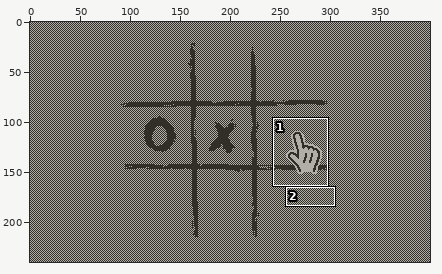
Edited in one commit: pixel-art file (lua/examples/02-net-tac-toe/design/concept.aseprite). The picture above shows the old version from afar; the outline marks the close-up.
Close-up. Earlier state:
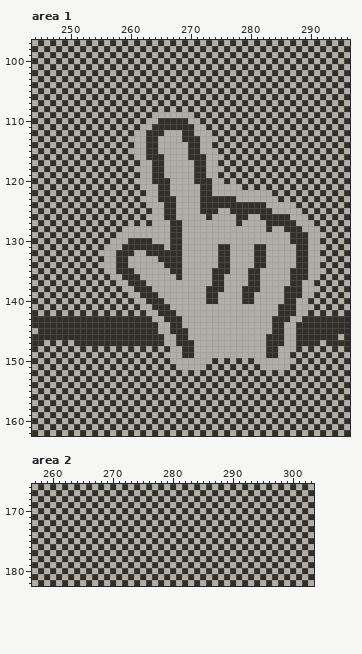
400x240 pixels, 1 frame. Shown: area 1: x 244..296, y 97..162; area 2: x 257..303, y 166..182.
After the commit:
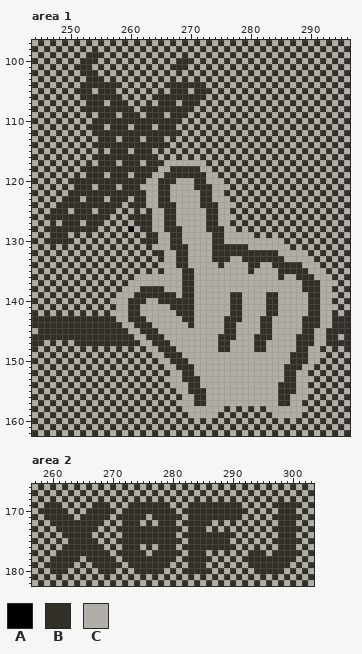
Palette (. is transparent): A #000000  B #322f28  C #b1aea7
Change:
Area 1, layers "hand", "grid":
y 99: x 254 C -> B
y 100: x 253 C -> B; x 269 C -> B
y 101: x 252 C -> B; x 268 C -> B
y 102: x 253 C -> B
y 103: x 254 C -> B
y 104: x 253 C -> B; x 255 C -> B; x 257 C -> B; x 267 C -> B; x 269 C -> B; x 271 C -> B
y 105: x 252 C -> B; x 256 C -> B; x 268 C -> B; x 272 C -> B
y 106: x 253 C -> B; x 255 C -> B; x 257 C -> B; x 265 C -> B; x 267 C -> B; x 269 C -> B; x 271 C -> B
y 107: x 254 C -> B; x 258 C -> B; x 266 C -> B; x 270 C -> B
y 108: x 253 C -> B; x 255 C -> B; x 257 C -> B; x 259 C -> B; x 263 C -> B; x 265 C -> B; x 267 C -> B; x 269 C -> B
y 109: x 256 C -> B; x 260 C -> B; x 264..265 CC -> BB; x 267..269 CCC -> BBB
y 110: x 255 C -> B; x 257 C -> B; x 259 C -> B; x 261 C -> B; x 263..264 CC -> BB; x 269..270 BC -> CB
y 111: x 254 C -> B; x 258 C -> B; x 262..264 CCB -> BBC; x 268 B -> C; x 270..271 BC -> CB
y 112: x 255 C -> B; x 257 C -> B; x 259 C -> B; x 261..262 CC -> BB; x 266..269 CCCB -> BBBC; x 272 C -> B
y 113: x 256 C -> B; x 260..261 CC -> BB; x 265 C -> B; x 267 C -> B; x 270 B -> C; x 273 C -> B
y 114: x 255 C -> B; x 257 C -> B; x 259 C -> B; x 261..262 CC -> BB; x 265..266 CC -> BB; x 268 C -> B; x 271..272 BC -> CB
y 115: x 258 C -> B; x 261..262 CC -> BB; x 264..265 BC -> CB; x 267 C -> B; x 269..270 CB -> BC; x 273 C -> B
y 116: x 255 C -> B; x 257 C -> B; x 259 C -> B; x 261..262 CC -> BB; x 265..266 BC -> CB; x 268 C -> B; x 271 B -> C; x 274 C -> B
y 117: x 256 C -> B; x 260 C -> B; x 263 C -> B; x 271..273 BBC -> CCB
y 118: x 253 C -> B; x 255 C -> B; x 257 C -> B; x 259 C -> B; x 261..263 CCC -> BBB; x 265 B -> C; x 267..270 CCCC -> BBBB; x 272 B -> C; x 274 C -> B
y 119: x 254 C -> B; x 258 C -> B; x 262..270 CCBBCCCCC -> BBCCBBBBB
y 120: x 251 C -> B; x 253 C -> B; x 255 C -> B; x 257 C -> B; x 259 C -> B; x 261..262 CC -> BB; x 264 B -> C; x 267 C -> B; x 273 B -> C
y 121: x 252 C -> B; x 256 C -> B; x 260 C -> B; x 271 C -> B; x 277 C -> B
y 122: x 251 C -> B; x 253 C -> B; x 255 C -> B; x 257 C -> B; x 259 C -> B; x 261 C -> B; x 276 C -> B; x 278 C -> B; x 280 C -> B; x 282 C -> B
y 123: x 250 C -> B; x 254 C -> B; x 258 C -> B; x 262 C -> B; x 267 B -> C; x 274..276 BBB -> CCC; x 279 C -> B; x 281 C -> B; x 283 C -> B
y 124: x 249 C -> B; x 251 C -> B; x 253 C -> B; x 255 C -> B; x 257 C -> B; x 261 C -> B; x 265 C -> B; x 275..277 BBB -> CCC; x 279 B -> C; x 281 B -> C; x 284 C -> B; x 286 C -> B
y 125: x 248 C -> B; x 252 C -> B; x 256 C -> B; x 272 B -> C; x 278 B -> C; x 280 B -> C; x 282 B -> C; x 285 C -> B; x 287 C -> B
y 126: x 247 C -> B; x 249 C -> B; x 251 C -> B; x 253 C -> B; x 255 C -> B; x 261 C -> B; x 263 C -> B; x 274 C -> B; x 279..280 BC -> CB; x 283 B -> C; x 285 B -> C; x 288 C -> B
y 127: x 250 C -> B; x 254 C -> B; x 262 C -> B; x 266 C -> B; x 268 B -> C; x 273..274 CC -> BB; x 277..279 CBC -> BCB; x 281 C -> B; x 284 B -> C; x 286 B -> C; x 289 C -> B
y 128: x 247 C -> B; x 249 C -> B; x 251 C -> B; x 253 C -> B; x 260 C -> A; x 262..263 CC -> BB; x 266 C -> B; x 273..275 CCC -> BBB; x 278 C -> B; x 280 C -> B; x 282..284 CBC -> BCB; x 287 B -> C; x 290 C -> B
y 129: x 248 C -> B; x 259 C -> B; x 261 C -> B; x 263..264 CC -> BB; x 274..275 CC -> BB; x 281 C -> B; x 283 C -> B; x 285 C -> B; x 288 B -> C; x 291 C -> B
y 130: x 247 C -> B; x 249 C -> B; x 258 C -> B; x 261 B -> C; x 264 C -> B; x 274..275 CC -> BB; x 286..287 CB -> BC; x 289..290 BC -> CB
y 131: x 257 C -> B; x 260 B -> C; x 262 B -> C; x 264..265 BB -> CC; x 269 C -> B; x 274 C -> B; x 277..279 CCC -> BBB; x 281..282 BB -> CC; x 287..288 CB -> BC; x 291 C -> B
y 132: x 256 C -> B; x 259 B -> C; x 262..263 CB -> BC; x 266..267 BB -> CC; x 269 C -> B; x 274 C -> B; x 277..280 CCCC -> BBBB; x 283..284 CC -> BB; x 288..290 BBC -> CCB
y 133: x 257..258 CB -> BC; x 261 C -> B; x 263 C -> B; x 266..267 BB -> CC; x 269 C -> B; x 274 C -> B; x 279..280 CC -> BB; x 283..285 CCC -> BBB; x 288..289 BB -> CC; x 291 C -> B
y 134: x 256 C -> B; x 259..260 BC -> CB; x 262 C -> B; x 264 C -> B; x 266..267 BB -> CC; x 269 C -> B; x 276 B -> C; x 280 C -> B; x 282 B -> C; x 284..287 CCCC -> BBBB; x 289 B -> C
y 135: x 257..258 CB -> BC; x 260..261 BC -> CB; x 263 C -> B; x 265 C -> B; x 267..270 BBCC -> CCBB; x 274..276 BBB -> CCC; x 281 B -> C; x 285..286 CC -> BB
y 136: x 258..259 CB -> BC; x 261 B -> C; x 268..270 BCC -> CBB; x 274..275 BB -> CC; x 280..281 BB -> CC; x 285 C -> B; x 287 B -> C; x 290 C -> B; x 292 B -> C
y 137: x 259..262 CBBB -> BCCC; x 269..270 CC -> BB; x 274..275 BB -> CC; x 280..281 BB -> CC; x 287..290 BBCC -> CCBB; x 293 B -> C
y 138: x 261 B -> C; x 264..265 CC -> BB; x 269..270 CC -> BB; x 273..275 BBB -> CCC; x 279..281 BBB -> CCC; x 286..292 BBBCCCB -> CCCBBBC
y 139: x 259 B -> C; x 261 C -> B; x 265..267 CCC -> BBB; x 269..270 CC -> BB; x 273..274 BB -> CC; x 277..280 CCBB -> BBCC; x 283..284 CC -> BB; x 286..288 BBB -> CCC; x 290 C -> B; x 293 B -> C
y 140: x 258 B -> C; x 261..264 CCBB -> BBCC; x 266..270 CCCCC -> BBBBB; x 273..274 BB -> CC; x 277..280 CCBB -> BBCC; x 283..284 CC -> BB; x 286..287 BB -> CC; x 291..292 CB -> BC
y 141: x 259..260 BC -> CB; x 264..270 BBBCCCC -> CCCBBBB; x 277..278 CC -> BB; x 283..287 CCBBB -> BBCCC; x 290 C -> B; x 293 B -> C
y 142: x 258 B -> C; x 261..262 CB -> BC; x 265..270 BBBCCC -> CCCBBB; x 277..278 CC -> BB; x 283..287 CCBBB -> BBCCC; x 291..292 CB -> BC
y 143: x 258..259 BB -> CC; x 263 B -> C; x 266..270 BBBCC -> CCCBB; x 276..278 CCC -> BBB; x 282..286 CCBBB -> BBCCC; x 292..293 BB -> CC
y 144: x 259..260 BB -> CC; x 264 B -> C; x 267..268 BB -> CC; x 270 C -> B; x 276..277 CC -> BB; x 282..285 CCBB -> BBCC; x 288 B -> C; x 292..293 BB -> CC
y 145: x 260..261 BB -> CC; x 267..269 BBB -> CCC; x 276..277 CC -> BB; x 282..285 CCBB -> BBCC; x 288 B -> C; x 291..292 BB -> CC
y 146: x 261..262 BB -> CC; x 268..269 BB -> CC; x 275..277 CCC -> BBB; x 281..282 CC -> BB; x 284..285 BB -> CC; x 291..292 BB -> CC
y 147: x 262..263 BB -> CC; x 266 C -> B; x 268..270 BBB -> CCC; x 275..276 CC -> BB; x 281..285 CCBBB -> BBCCC; x 291 B -> C
y 148: x 264..265 BC -> CB; x 267 C -> B; x 269..270 BB -> CC; x 275..276 CC -> BB; x 281..284 CCBB -> BBCC; x 289..290 CB -> BC
y 149: x 265..270 BCCCBB -> CBBBCC; x 283..284 BB -> CC; x 288 C -> B; x 291 B -> C
y 150: x 266..269 BCCC -> CBBB; x 274 B -> C; x 276 B -> C; x 278 B -> C; x 280 B -> C; x 287 C -> B; x 289..290 CB -> BC
y 151: x 267..270 BCCC -> CBBB; x 273 B -> C; x 275 B -> C; x 277 B -> C; x 279 B -> C; x 281 B -> C; x 286 C -> B; x 288..289 CB -> BC
y 152: x 268..269 BC -> CB; x 272 B -> C; x 274 B -> C; x 276 B -> C; x 278 B -> C; x 280 B -> C; x 282 B -> C; x 284 B -> C; x 287..288 CB -> BC
y 153: x 267 B -> C; x 270 C -> B; x 273 B -> C; x 275 B -> C; x 277 B -> C; x 279 B -> C; x 281 B -> C; x 283 B -> C; x 285..286 BC -> CB; x 289 B -> C
y 154: x 268 B -> C; x 271..272 CB -> BC; x 274 B -> C; x 276 B -> C; x 278 B -> C; x 280 B -> C; x 282 B -> C; x 284..285 BC -> CB; x 287..288 CB -> BC
y 155: x 269..270 BC -> CB; x 272..273 CB -> BC; x 275 B -> C; x 277 B -> C; x 279 B -> C; x 281 B -> C; x 283 B -> C; x 286 C -> B; x 289 B -> C
y 156: x 270..271 BC -> CB; x 274 B -> C; x 276 B -> C; x 278 B -> C; x 280 B -> C; x 282 B -> C; x 284..285 BC -> CB; x 288 B -> C
y 157: x 269 B -> C; x 272..273 CB -> BC; x 275 B -> C; x 277 B -> C; x 279 B -> C; x 281 B -> C; x 283 B -> C; x 286..287 CB -> BC
y 158: x 270 B -> C; x 272 B -> C; x 274 B -> C; x 284 B -> C; x 286 B -> C; x 288 B -> C
y 159: x 271 B -> C; x 273 B -> C; x 285 B -> C; x 287 B -> C
Area 2, layer "hand":
y 169: x 260 C -> B; x 268 C -> B; x 274 C -> B; x 276 C -> B; x 278 C -> B; x 284 C -> B; x 286 C -> B; x 288 C -> B; x 290 C -> B; x 298 C -> B; x 300 C -> B
y 170: x 259 C -> B; x 261 C -> B; x 267 C -> B; x 269 C -> B; x 273 C -> B; x 275 C -> B; x 277 C -> B; x 279 C -> B; x 283 C -> B; x 285 C -> B; x 287 C -> B; x 289 C -> B; x 291 C -> B; x 299 C -> B
y 171: x 260 C -> B; x 262 C -> B; x 266 C -> B; x 268 C -> B; x 272 C -> B; x 274 C -> B; x 278 C -> B; x 280 C -> B; x 284 C -> B; x 286 C -> B; x 288 C -> B; x 290 C -> B; x 298 C -> B; x 300 C -> B
y 172: x 261 C -> B; x 263 C -> B; x 265 C -> B; x 267 C -> B; x 273 C -> B; x 279 C -> B; x 283 C -> B; x 285 C -> B; x 299 C -> B
y 173: x 262 C -> B; x 264 C -> B; x 266 C -> B; x 272 C -> B; x 274 C -> B; x 276 C -> B; x 278 C -> B; x 280 C -> B; x 284 C -> B; x 298 C -> B; x 300 C -> B
y 174: x 263 C -> B; x 265 C -> B; x 273 C -> B; x 275 C -> B; x 277 C -> B; x 279 C -> B; x 283 C -> B; x 285 C -> B; x 287 C -> B; x 289 C -> B; x 299 C -> B
y 175: x 264 C -> B; x 266 C -> B; x 272 C -> B; x 274 C -> B; x 276 C -> B; x 278 C -> B; x 280 C -> B; x 284 C -> B; x 286 C -> B; x 288 C -> B; x 298 C -> B; x 300 C -> B
y 176: x 263 C -> B; x 265 C -> B; x 267 C -> B; x 273 C -> B; x 279 C -> B; x 283 C -> B; x 285 C -> B; x 287 C -> B; x 289 C -> B; x 299 C -> B
y 177: x 262 C -> B; x 264 C -> B; x 266 C -> B; x 268 C -> B; x 272 C -> B; x 274 C -> B; x 278 C -> B; x 280 C -> B; x 284 C -> B; x 294 C -> B; x 298 C -> B; x 300 C -> B
y 178: x 261 C -> B; x 263 C -> B; x 267 C -> B; x 269 C -> B; x 273 C -> B; x 275 C -> B; x 277 C -> B; x 279 C -> B; x 283 C -> B; x 285 C -> B; x 293 C -> B; x 295 C -> B; x 297 C -> B; x 299 C -> B
y 179: x 260 C -> B; x 262 C -> B; x 268 C -> B; x 270 C -> B; x 274 C -> B; x 276 C -> B; x 278 C -> B; x 284 C -> B; x 294 C -> B; x 296 C -> B; x 298 C -> B
y 180: x 261 C -> B; x 269 C -> B; x 275 C -> B; x 277 C -> B; x 283 C -> B; x 285 C -> B; x 295 C -> B; x 297 C -> B
Changed places in both close-ups, as pixel boxes (x1, y1, x2, y2):
changed: (50, 52, 332, 418)
changed: (44, 502, 242, 574)
changed: (248, 502, 296, 574)
